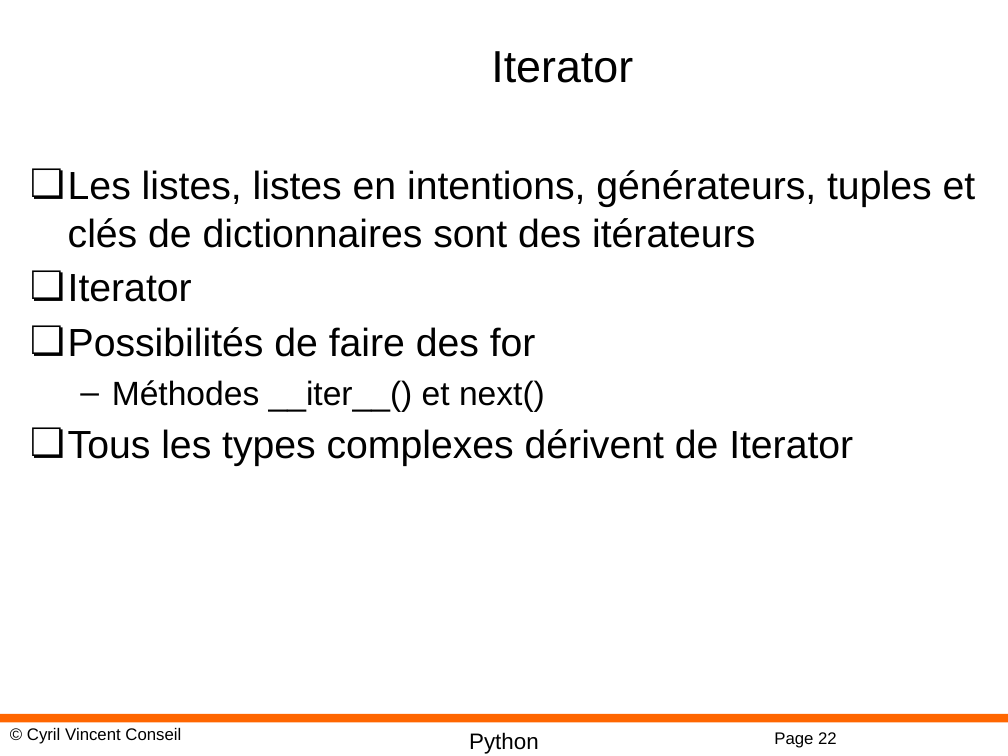
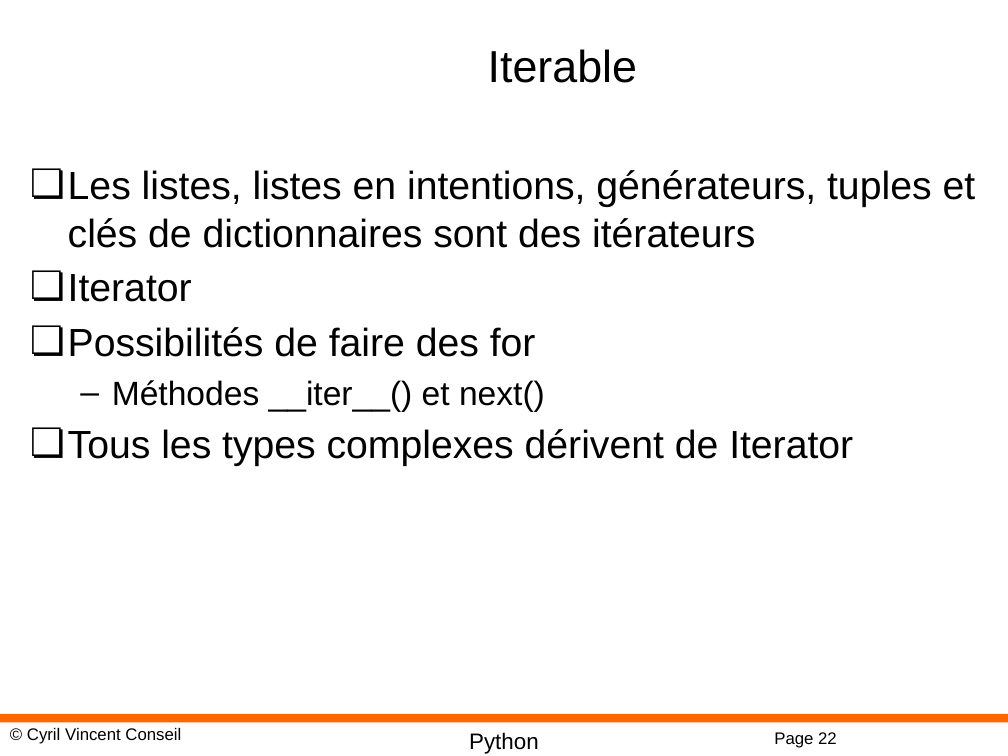
Before and after one commit to cyrilvincent/python-advanced, a slide deck: slide 22 of PPT/Python07-ComplexTypes.pptx. Drawn at 1008x756 pixels with LibreOffice and Linux fonts; fonts in the diff are those of the drawing; background and template pictures are left out. Boxes give left, top, right and bottom in pixels: in the first picture for what was removed or moved away, otherwise in the second. Text is boxed around its words. In the diff, an @@ line names an element or a change of style, - is before the commit and + after.

```diff
--- a/PPT/Python07-ComplexTypes.pptx
+++ b/PPT/Python07-ComplexTypes.pptx
@@ title at [488, 49, 637, 83]: text changed @@
-Iterator
+Iterable
```
Also in this commit, not shown: 1 other file.
